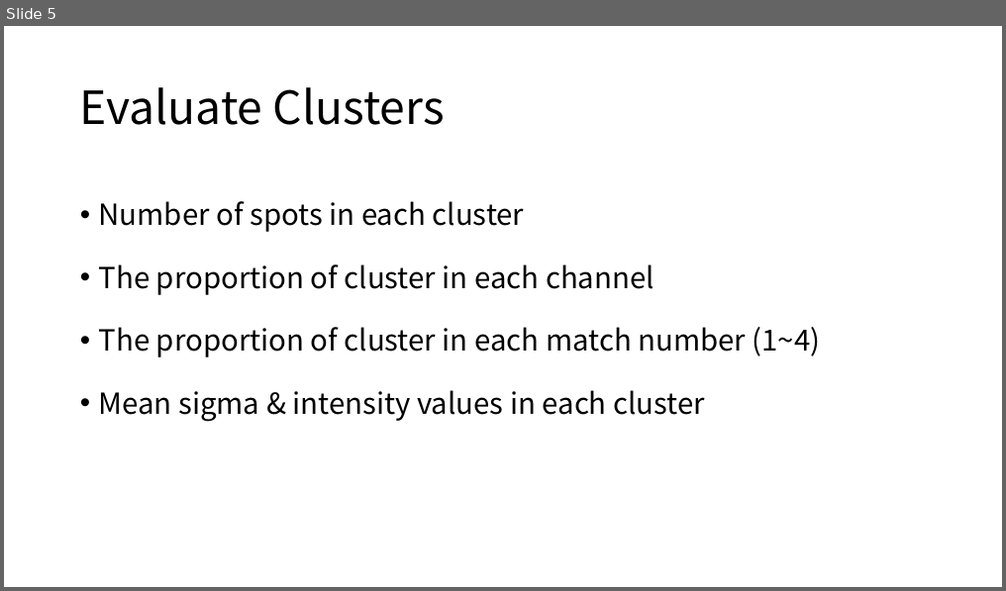
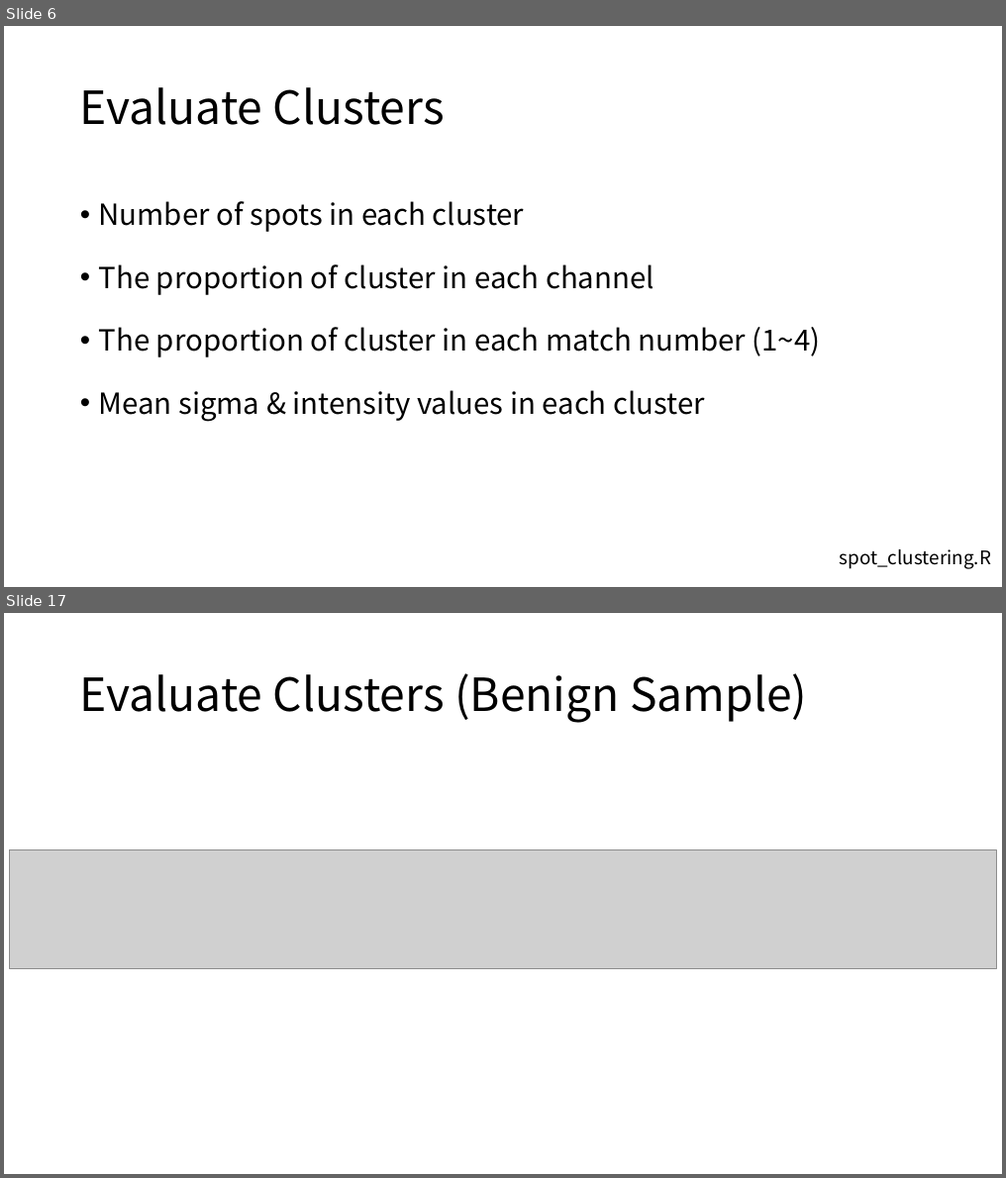
Before and after one commit to HeesooSong/UNIST_internship, a slide deck: Progress Update/20221108_Progress Update.pptx. Shown one above the other, each under a label of ours: slide 5 before the commit, slides 6 and 17 after it; the slides between them are not shown. The pictures are 1006x591 and 1006x1178 pixels, drawn with LibreOffice and Linux fonts; fonts in the diff are those of the drawing; grey boxes stand for pictures. Boxes give left, top, right and bottom in pixels: in the first picture for what was removed or moved away, otherwise in the second. Text is boxed around its words. In the diff, an @@ line names an element or a change of style, - is before the commit and + after.

```diff
--- a/Progress Update/20221108_Progress Update.pptx
+++ b/Progress Update/20221108_Progress Update.pptx
@@ slide 17 added at [4,613,1002,1174], background #FFFFFF @@
@@ title added at [80,673,807,723], 44 pt, text #000000 @@
+Evaluate Clusters (Benign Sample)
@@ picture added at [9,851,997,968] @@
@@ what was slide 5 is now slide 6 @@
@@ slide 6 changed as well @@
@@ text added at [840,550,992,570], 18 pt, text #000000 @@
+spot_clustering.R
```
Also in this commit, not shown: 3 other slides changed, 13 other slides added, 2 slides removed, 15 other files.
